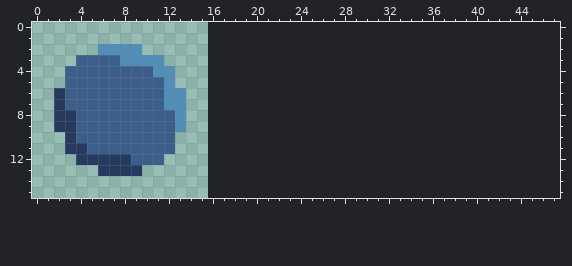
File history of a pixel-art file, sprites/trinkets.aseprite. Above is the file before it was changed.
16x16 pixels, 1 frame. The old version is drawn lined up with the new one, on the new canvas.
And afterwards:
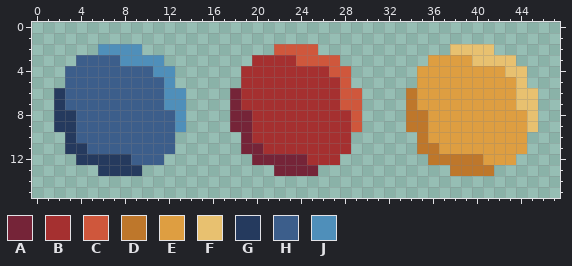
Palette (. is transparent): A #752438  B #a53030  C #cf573c  D #be772b  E #de9e41  F #e8c170  G #253a5e  H #3c5e8b  J #4f8fba
From the commit log: Add Strength Trinket and Health Bar
Edits made:
canvas 16x16 -> 48x16
y 2: x 22..25 .... -> CCCC; x 38..41 .... -> FFFF
y 3: x 20..27 ........ -> BBBBCCCC; x 36..43 ........ -> EEEEFFFF
y 4: x 19..28 .......... -> BBBBBBBBCC; x 35..44 .......... -> EEEEEEEEFF
y 5: x 19..28 .......... -> BBBBBBBBBC; x 35..44 .......... -> EEEEEEEEEF
y 6..7: x 18..29 ............ -> ABBBBBBBBBCC; x 34..45 ............ -> DEEEEEEEEEFF
y 8..9: x 18..29 ............ -> AABBBBBBBBBC; x 34..45 ............ -> DDEEEEEEEEEF
y 10: x 19..28 .......... -> ABBBBBBBBB; x 35..44 .......... -> DEEEEEEEEE
y 11: x 19..28 .......... -> AABBBBBBBB; x 35..44 .......... -> DDEEEEEEEE
y 12: x 20..27 ........ -> AAAAABBB; x 36..43 ........ -> DDDDDEEE
y 13: x 22..25 .... -> AAAA; x 38..41 .... -> DDDD
Boxes around the changes in both pictures, in picture pixels (x1, y1, x2, y2):
added: (230, 44, 362, 176)
added: (406, 44, 538, 176)
